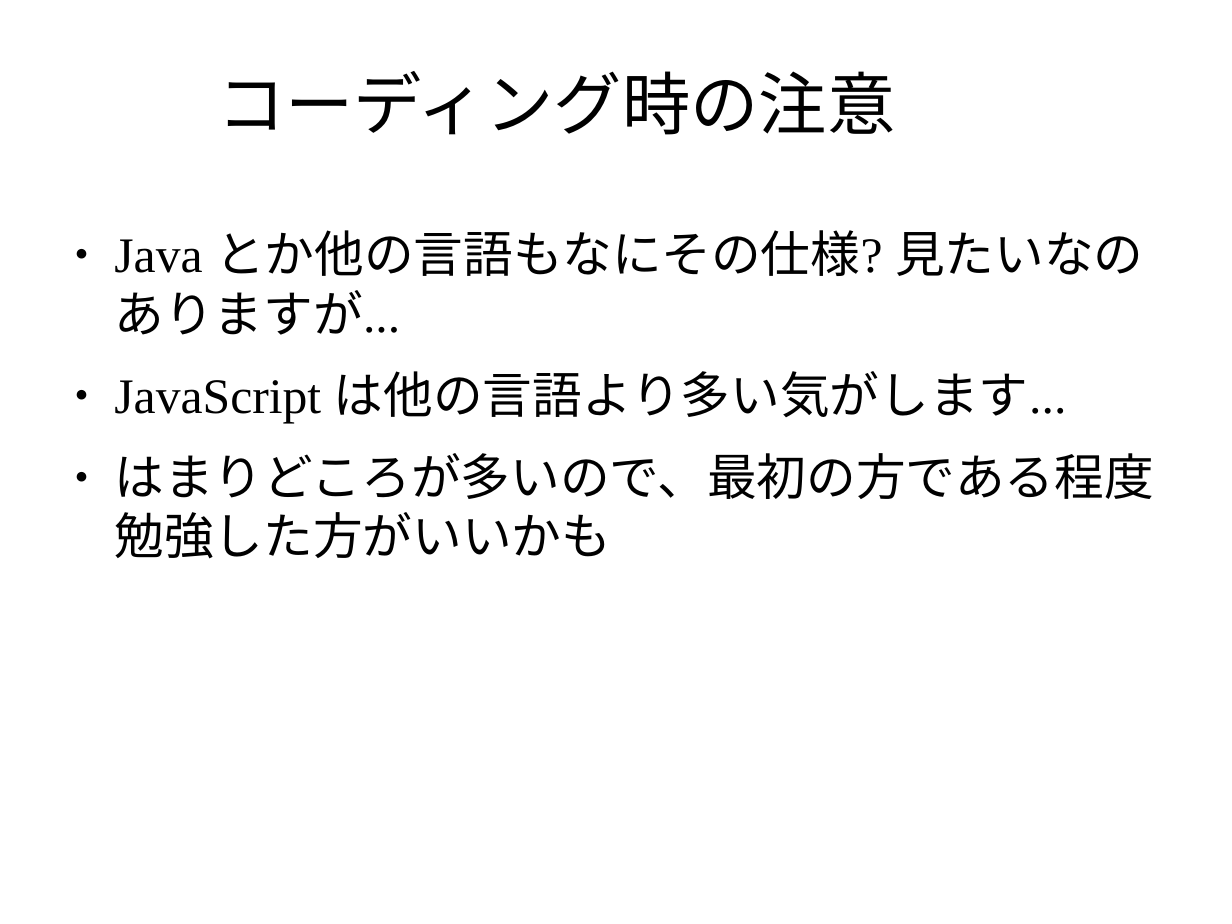
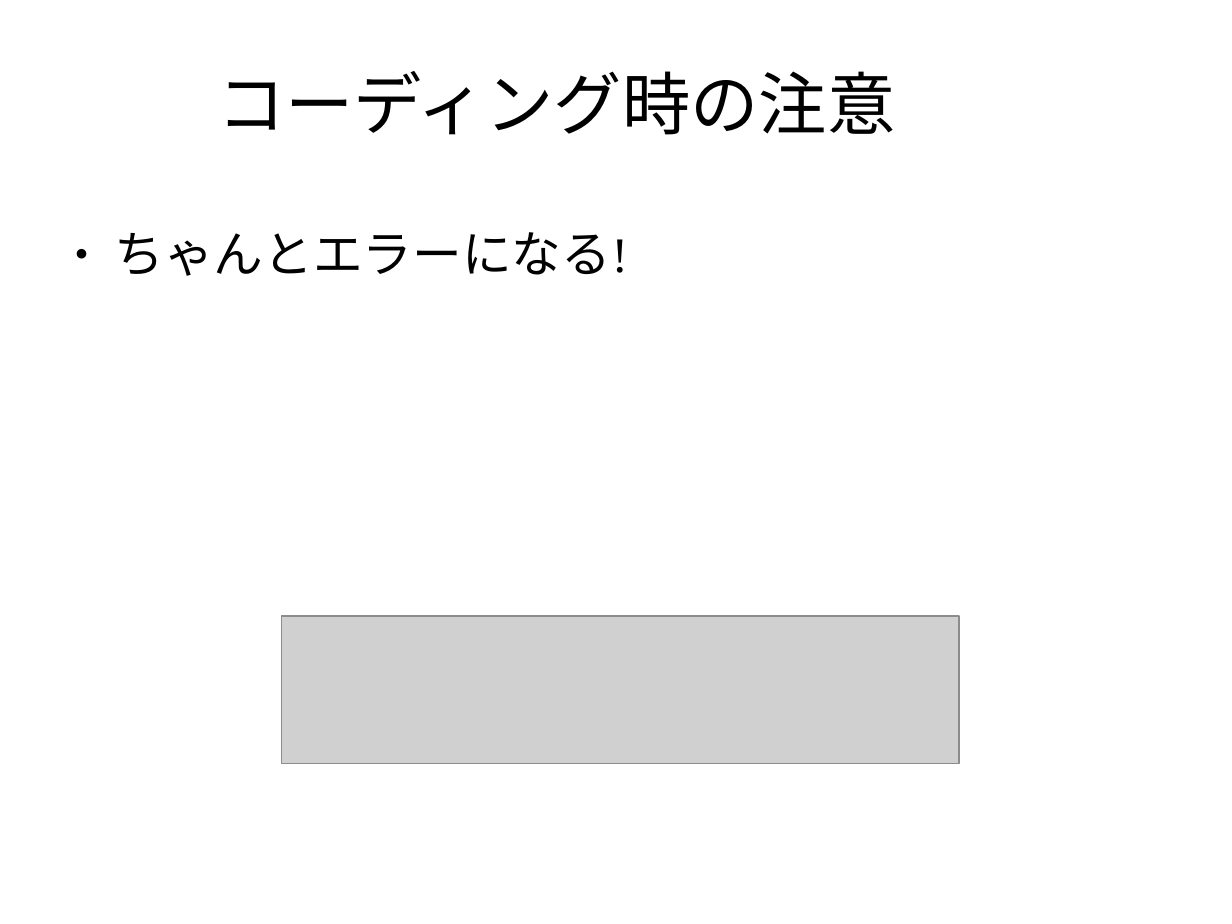
Before and after one commit to masakura/slides, a slide deck: slide 30 of html5jk#1/slide2.odp (slide 32 before the commit). Drawn at 1232x924 pixels with LibreOffice and Linux fonts; fonts in the diff are those of the drawing; grey boxes stand for pictures; background and template pictures are left out. Boxes give left, top, right and bottom in pixels: in the first picture for what was removed or moved away, otherwise in the second. Text is boxed around its words. In the diff, an @@ line names an element or a change of style, - is before the commit and + after.

```diff
--- a/html5jk#1/slide2.odp
+++ b/html5jk#1/slide2.odp
@@ text at (114,232,628,276): text changed @@
-● Java とか他の言語もなにその仕様? 見たいなのありますが...
-● JavaScript は他の言語より多い気がします...
-● はまりどころが多いので、最初の方である程度勉強した方がいいかも
+● ちゃんとエラーになる!
@@ picture added at (282,616,959,764) @@
```
Also in this commit, not shown: 9 other slides changed, 4 slides added, 2 other files.
